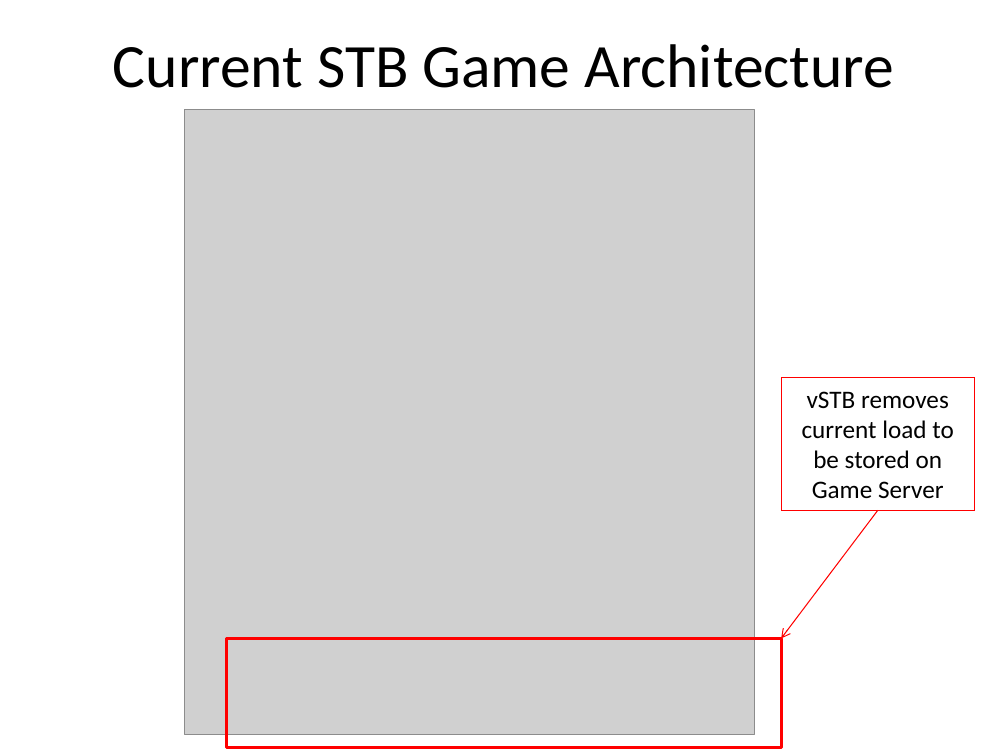
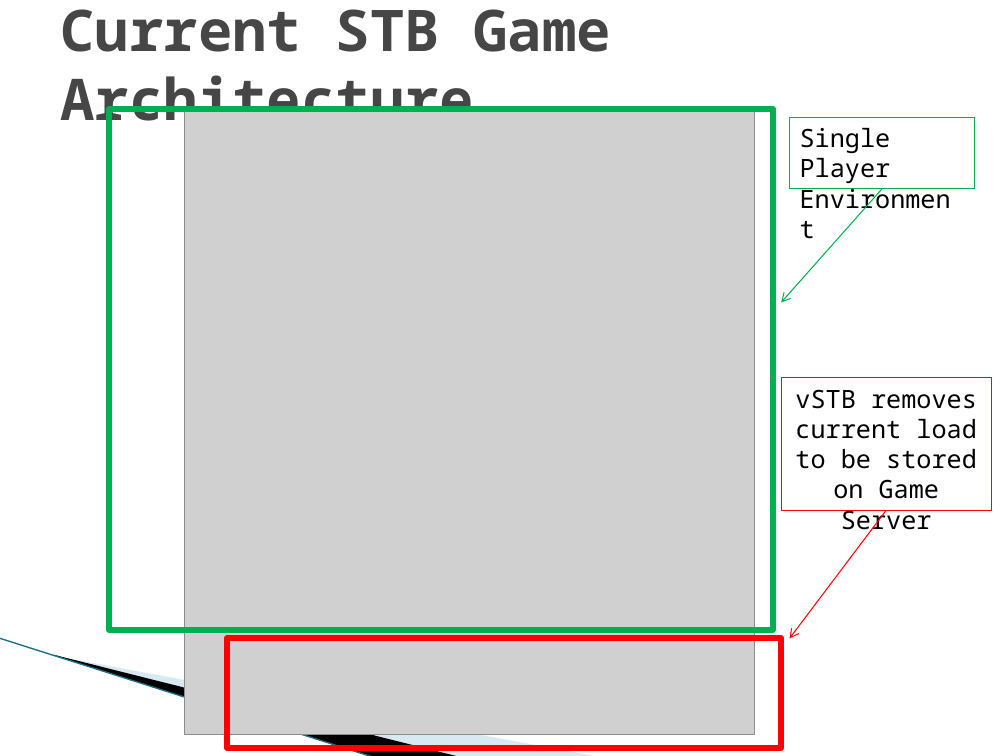
Before and after one commit to SDSMT-CSC/STBMF, a slide deck: slide 12 of docs/srDesign_ClientPresentation2.pptx (slide 9 before the commit). Drawn at 1008x756 pixels with LibreOffice and Linux fonts; fonts in the diff are those of the drawing; grey boxes stand for pictures; background and template pictures are left out. Boxes give left, top, right and bottom in pixels: in the first picture for what was removed or moved away, otherwise in the second. Text is boxed around its words. In the diff, an @@ line names an element or a change of style, - is before the commit and + after.

Commit message:
Updated slides to final format

```diff
--- a/docs/srDesign_ClientPresentation2.pptx
+++ b/docs/srDesign_ClientPresentation2.pptx
@@ title "Current STB Game Architecture" at [60, 9, 611, 135]: size 44 to 41 pt, font Calibri to Noto Sans Mono, text colour #000000 to #464646, bold on; alignment centre to left @@
@@ rectangle added at [109, 109, 772, 630], outline #00B050 4.33 pt @@
@@ rectangle added at [789, 118, 974, 190], outline #00B050 0.75 pt, 18 pt, text #000000 @@
+Single Player Environment
@@ arrow added from (882, 188) to (781, 302), #00B050 0.75 pt @@
@@ rectangle "vSTB removes current load to ...": place and size @@
-rectangle "vSTB removes current load to ..." at [781, 378, 975, 510]
+rectangle "vSTB removes current load to ..." at [781, 378, 991, 510]
@@ rectangle "vSTB removes current load to ..." at [781, 378, 991, 510]: font Calibri to Noto Sans Mono @@
@@ arrow moved from (878, 510) - (781, 638) to (886, 510) - (789, 638) @@
@@ line added from (0, 638) to (374, 756), #97C5D8 0.95 pt @@
@@ freeform shape added at [53, 654, 461, 756], fill #000000 @@
@@ freeform shape added at [55, 655, 600, 756], fill #A0CBDC at 40% opacity @@
@@ rectangle at [227, 638, 781, 747]: outline #FF0000 2 pt to #FF0000 4.33 pt @@
```
Also in this commit, not shown: 14 other slides changed, 5 slides added, 1 slide removed.
